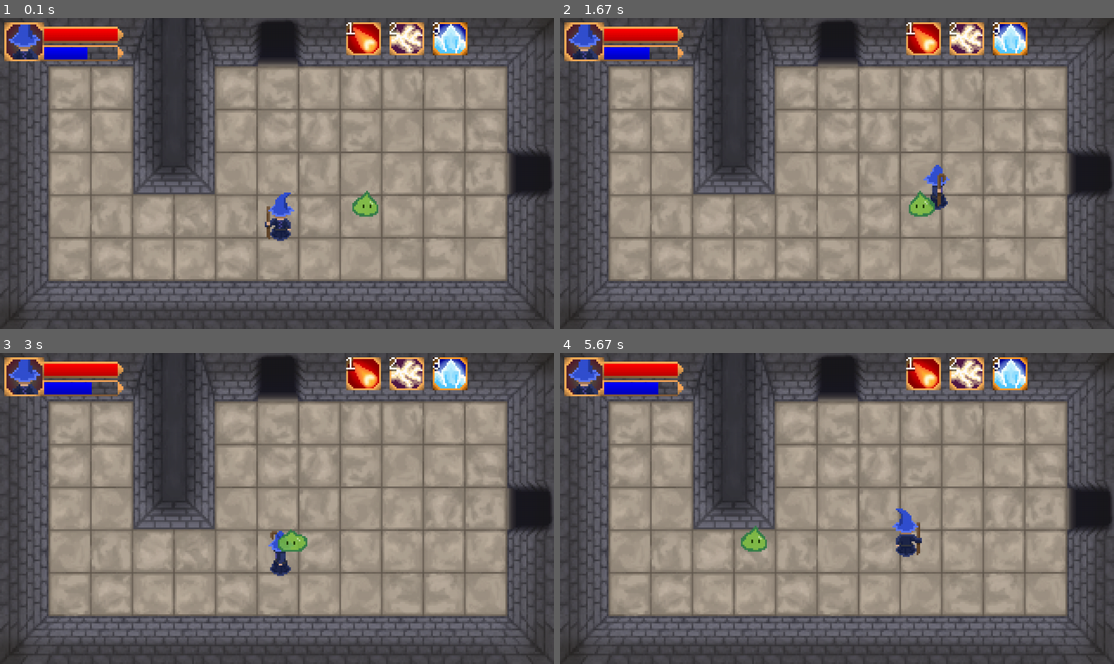
Above: before the commit, frames 1-4 (two rows, left to right).
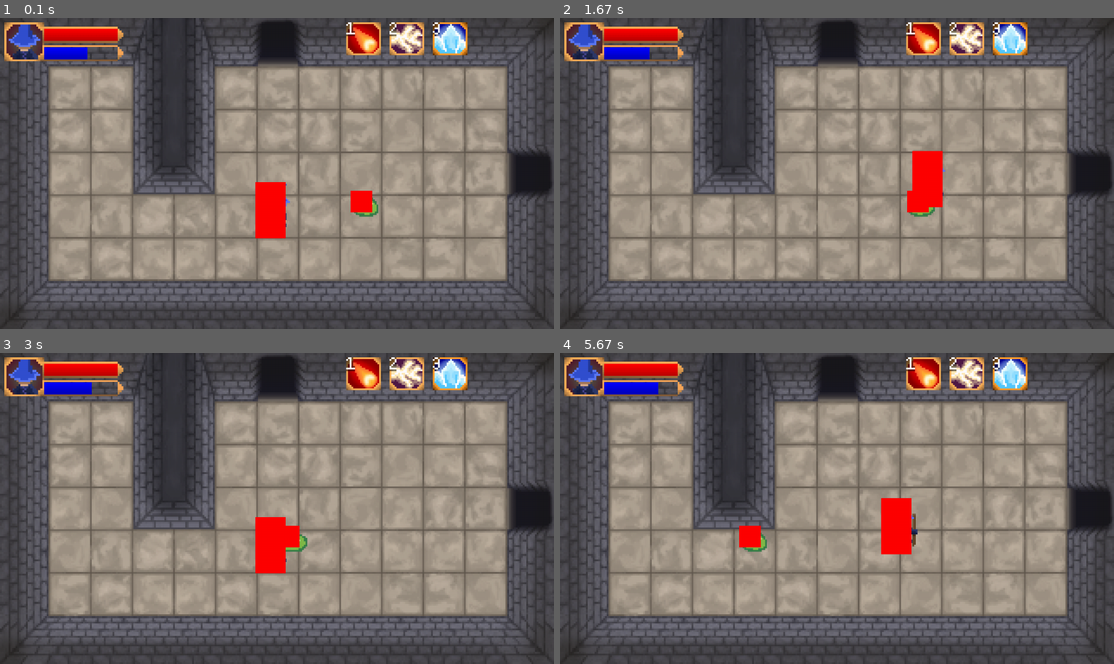
Above: after the commit, the same moments.

Repository: wmunsch/CS183-Group-Game
Game: pygame game, started from engine_Will2.py
The game is run twice, just before and just after one commit, with the same random seed, the same clock (stepped at 60 frames per second) and the same inputs.
Inputs:
- Up to frame 1 (0.1 s): no input
- Up to frame 2 (1.67 s): hold Right 0.33-0.8 s; hold Up 0.83-1.13 s; tap 2 at 0.98 s; hold Right 1.17-1.63 s; tap 3 at 1.32 s
- Up to frame 3 (3 s): hold Left 1.67-2.2 s; tap 1 at 1.82 s; hold Down 2.23-2.53 s; tap 2 at 2.38 s; hold Left 2.57-2.97 s; tap 3 at 2.72 s
- Up to frame 4 (5.67 s): hold Up 3-3.37 s; tap 1 at 3.15, 4.62 s; hold Right 3.4-4.03 s; tap 2 at 3.55, 5.12 s; hold Down 4.07-4.43 s; tap 3 at 4.22, 5.62 s; hold Left 4.47-4.93 s; hold Right 4.97-5.43 s; hold Up from 5.47 s (still down)

The runs differ from the first frame. In frame 1, 1.4% of the frame differs, in the area x 46-68%, y 52-72%; in frame 2, 1.2%; in frame 3, 1.2%; in frame 4, 1.5%, in the area x 32-66%, y 46-66%.

Commit message:
Add files via upload

Diff:
--- a/engine_Will2.py
+++ b/engine_Will2.py
@@ -38,12 +38,17 @@
         super(Player, self).__init__()
         self.surf = pygame.image.load('graphics/player_walking_downF1.png')
         self.surf = pygame.transform.scale(self.surf,(92,124))
+        #self.surf = #offset x and y
         self.animation_speed = 10
         self.animation_speed = self.animation_speed
-        self.rect = self.surf.get_rect()
-        #self.rect = pygame.Rect(40,20,50,100)#self.surf.get_rect()
+        self.rect = self.surf.get_rect(width = 50, height= 90)
+        self.rect = self.rect.inflate(20, 40)
+        #self.rect.center = (self.x+20,self.y+20)
+        #self.hitbox = pygame.Rect(self.rect.x+30,self.rect.y+60,50,70)
+        #self.rect = pygame.Rect(0,0,50,90)#self.surf.get_rect()
         #self.rect = self.rect.inflate(-5,-30)
         self.rect.move_ip(600,400) #player spawn point
+        #self.hitbox.move_ip(self.rect.x,self.rect.y)
 
 
         self.walk_up_ani = [pygame.transform.scale(pygame.image.load('graphics/player_walking_upF1.png'),(92,124)),
@@ -133,6 +138,7 @@
 
 
     def update(self, pressed_keys):
+
         if (self.falling == False and self.fallingTime > 0):
             self.fallingTime = 0
 ###########auto mana regen over time####################
@@ -208,6 +214,7 @@
                 self.downspeed = 4
                 self.direction = 1
                 self.rect.move_ip(0, -self.upspeed)
+                #self.hitbox.move_ip(0, -self.upspeed)
                 self.time += 1
                 if (self.time % 12 == 0):
                     if(self.current_frame>2):
@@ -225,6 +232,7 @@
                 self.upspeed = 4
                 self.direction = 3
                 self.rect.move_ip(0, self.downspeed)
+                #self.hitbox.move_ip(0, self.downspeed)
                 self.time += 1
                 if (self.time % 12 == 0):
                     if(self.current_frame>2):
@@ -242,6 +250,7 @@
                 self.upspeed = 4
                 self.direction = 4
                 self.rect.move_ip(-self.leftspeed, 0)
+                #self.hitbox.move_ip(-self.leftspeed, 0)
                 self.time += 1
                 if (self.time % 12 == 0):
                     if(self.current_frame>2):
@@ -259,6 +268,7 @@
                 self.upspeed = 4
                 self.direction = 2
                 self.rect.move_ip(self.rightspeed, 0)
+               # self.hitbox.move_ip(self.rightspeed, 0)
                 self.time += 1
                 if (self.time % 12 == 0):
                     if(self.current_frame>2):
@@ -324,7 +334,8 @@
         super(Slime, self).__init__()
         self.surf = pygame.image.load('graphics/slime1.png')
         self.surf = pygame.transform.scale(self.surf,(84,88))
-        self.rect = self.surf.get_rect()
+        self.rect = pygame.Rect(0,0,50,50)
+        #self.rect = self.surf.get_rect()
         self.rect.move_ip(800,400)
         self.animation_speed = 10
         self.walk_left_ani = [pygame.transform.scale(pygame.image.load('graphics/slimeleftF1.png'),(68,60)),
@@ -522,7 +533,7 @@
     wallMiddle4 = Wall(0,0,0,0)
     topDoor = Wall(0,0,0,0)
     bottomDoor = Wall(570,620,150,40)
-    rightDoor = Wall(1180,240,100,180)
+    rightDoor = Wall(1200,240,100,180)
     leftDoor = Wall(0,0,0,0)
 
 class Room3:
@@ -592,6 +603,18 @@
     rightDoor = Wall(0,0,0,0)
     leftDoor = Wall(0,0,0,0)
 
+class Fireball(pygame.sprite.Sprite):
+     def __init__(self):
+        super(Fireball, self).__init__()
+        self.surf = pygame.image.load('graphics/fireballD1.png')
+        self.surf = pygame.transform.scale(self.surf,(50,70))
+        self.rect = self.surf.get_rect()
+        self.rect.move_ip(400,200)
+        self.moving_left = [pygame.transform.scale(pygame.image.load('graphics/fireballL1.png'),(92,124)),
+            pygame.transform.scale(pygame.image.load('graphics/fireballL2.png'),(92,124)),
+            pygame.transform.scale(pygame.image.load('graphics/fireballL3.png'),(92,124)),
+            pygame.transform.scale(pygame.image.load('graphics/fireballL4.png'),(92,124))]
+
 
 #use this to update the current room when changing rooms
 #def updateCurrentRoom(room):
@@ -683,7 +706,9 @@
         pygame.draw.rect(screen,(255,0,0), (102,25,player.health*5,30),0) #draws the health bar
         pygame.draw.rect(screen,(0,0,255), (102,68,player.mana*5,30),0) #draws the mana bar
         screen.blit (ui,(10,10))#draws the ui to the screen
-
+        pygame.draw.rect(screen,(255,0,0),(player.rect), 0)
+        pygame.draw.rect(screen,(255,0,0),(slime1.rect), 0)
+        #pygame.draw.rect(screen,(0,0,255),player.hitbox,0)
 ###############These if statements check for collision with player and walls and if true sets the players speed to 0###############
         if(currentroom == fourthroom):
             if (checkCollision(pygame.sprite.Sprite,player, bosskey)):
@@ -812,6 +837,7 @@
                 if (player.direction == 1):
                     player.upspeed =0
                     player.rect.move_ip(0, 1)
+
                 if (player.direction==2):
                     player.rightspeed = 0
                     player.rect.move_ip(-1, 0)
